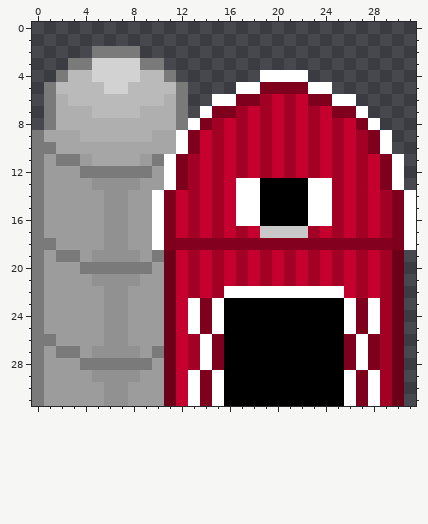
Pixel-art sprite -- android/assets/sprites/farm.png. The picture above is the old version.
The file is 32x32 pixels. Colours within 5 levels of each other are drawn and written as one.
New version:
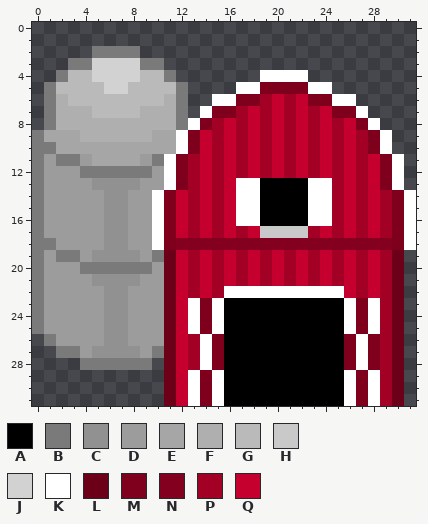
Palette (. is transparent): A #000000  B #7a7a7a  C #919191  D #9c9c9c  E #a6a6a6  F #afafaf  G #bababa  H #c9c9c9  J #d2d2d2  K #ffffff  L #6c0019  M #7e001d  N #84001f  P #a30026  Q #c5002e
From old to new:
@@ x 0..12 @@
 25 BDDDDDCCDDDLQ
-26 BBDDDDCCDDDLQ
-27 BDBBDCCCCDBLQ
-28 BDDDBBBBBBDLQ
-29 BDDDDCCCCDDLQ
-30 BDDDDDCCDDDLQ
-31 BDDDDDCCDDDLQ
+26 .BDDDDCCDDDLQ
+27 ..BBDCCCCDBLQ
+28 ....BBBBBB.LQ
+29 ...........LQ
+30 ...........LQ
+31 ...........LQ
Boxes around the changes in both pictures, in picture pixels (x1, y1, x2, y2):
erased: (32, 334, 164, 406)
